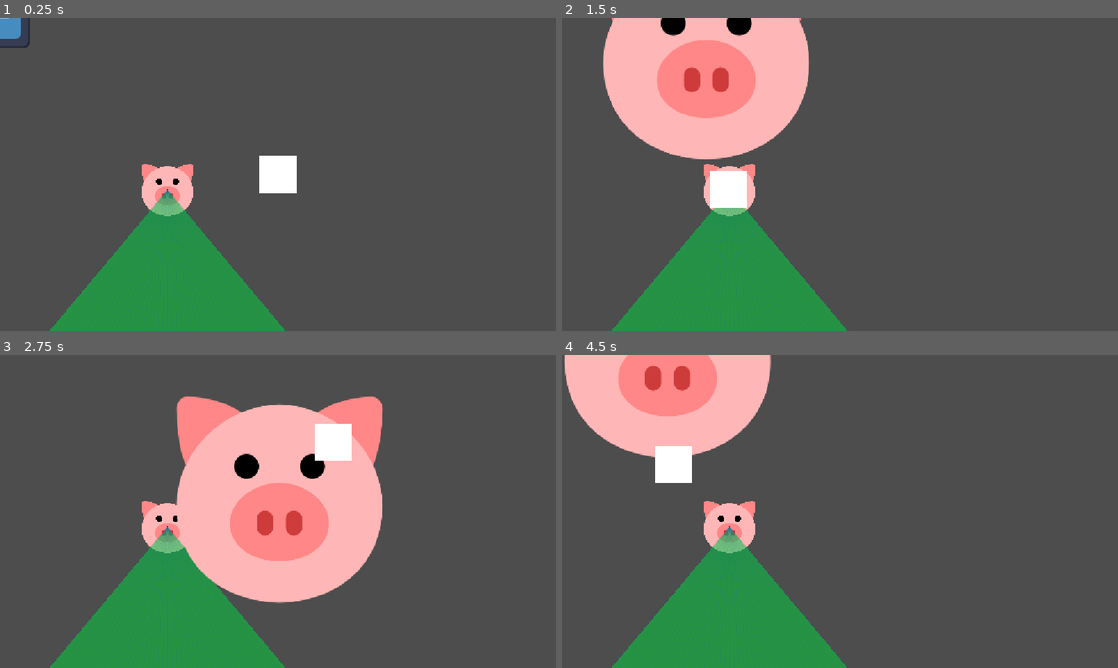
Above: before the commit, frames 1-4 (two rows, left to right).
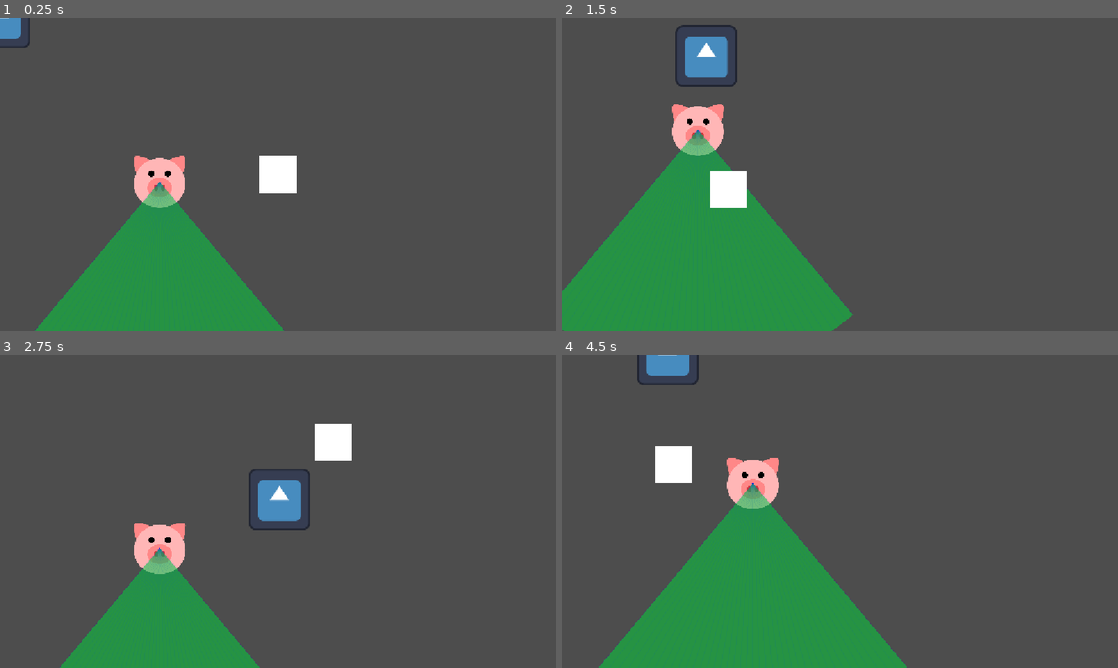
Above: after the commit, the same moments.

Repository: Neo-JCNM/faz-o-shifter
Game: Godot game, scene res://Assets/Test/Test Scene.tscn
Two runs of this game, one before a commit and one after it. Both use one fixed random seed, a clock stepped at 60 frames per second and the inputs below. The engine's default icon, where the game draws it, is replaced by a stand-in: a white triangle on a blue panel in a dark square.
Inputs (mouse positions are in pixels of both pictures, inside the frame that each line leads up to):
- Up to frame 1 (0.25 s): no input
- Up to frame 2 (1.5 s): move the mouse to (962, 158) at 0.52 s; hold Right (moveRight) 0.53-1.28 s; hold ` (shiftButton) 0.53-1.28 s; move the mouse to (728, 190) at 1.27 s; hold Down (moveDown) from 1.28 s (still down); tap ` (shiftButton) at 1.35 s
- Up to frame 3 (2.75 s): move the mouse to (333, 442) at 2.02 s; release Down (moveDown) at 2.03 s; hold Right (moveRight) from 2.03 s (still down); hold ` (shiftButton) from 2.03 s (still down)
- Up to frame 4 (4.5 s): move the mouse to (812, 574) at 2.77 s; release Right (moveRight) at 2.78 s; release ` (shiftButton) at 2.78 s; hold Up (moveUp) 2.78-3.53 s; tap ` (shiftButton) at 2.85, 4.35 s; move the mouse to (1006, 558) at 3.52 s; hold ` (shiftButton) 3.53-4.28 s; hold Left (moveLeft) from 3.53 s (still down); move the mouse to (673, 464) at 4.27 s

The runs differ from the first frame. In frame 1, 2.4% of the frame differs, in the area x 6-52%, y 44-100%; in frame 2, 22%; in frame 3, 24%, in the area x 9-69%, y 13-100%; in frame 4, 18%.

Commit message:
IA de mouvement WIP

Diff:
--- a/Assets/Scripts/AI/Mob.gd
+++ b/Assets/Scripts/AI/Mob.gd
@@ -1,4 +1,4 @@
-extends Area2D
+extends CharacterBody2D
 
 class_name Mob
 #region Main Variables
@@ -6,11 +6,12 @@
 @export var shiftData : AnimalShiftSO = null;
 
 @export_group("Physic")
-@export var speed : int = 200;
-@export var velocity : Vector2 = Vector2.ZERO;
+@export var speed : int = 100;
+
 
 @export_group("Basic Behaviour")
 @export var randomlyWandering : bool = false;
+@onready var player = get_tree().get_first_node_in_group("player")
 
 var screenSize;
 var counter  = 0;
@@ -32,26 +33,29 @@
 
 
 # Called every frame. 'delta' is the elapsed time since the previous frame.
-func _process(delta: float) -> void:
-	#if randomlyWandering:
-		#if counter >= 240:
-			#counter -= 240
-			#randomDirection();
-		#if velocity.length() > 0:
-			#velocity = velocity.normalized() * speed;
-			#$AnimatedSprite2D.play();
-		#else:
-			#$AnimatedSprite2D.stop();
-		#position += velocity * delta;
-		#position = position.clamp(Vector2.ZERO, screenSize);
-		#counter += randi()%20+1;
-		#velocity = Vector2.ZERO;
-	pass
-
-
-
-
-
+func _physics_process(delta: float) -> void:
+	if AlertLevel.alert_act == 0:
+		if counter >= 240:
+			counter -= 240
+			randomDirection();
+		if velocity.length() > 0:
+			velocity = velocity.normalized() * speed;
+			$AnimatedSprite2D.play();
+		else:
+			$AnimatedSprite2D.stop();
+		position += velocity * delta;
+		position = position.clamp(Vector2.ZERO, screenSize);
+		counter += randi()%20+1;
+		velocity = Vector2.ZERO;
+	else:
+		if not is_instance_valid(player):
+			player = get_tree().get_first_node_in_group("player")
+			print("player not found")
+		if is_instance_valid(player):
+			var direction = global_position.direction_to(player.global_position)
+			velocity = direction * 100
+			move_and_slide()
+			print("player found")
 
 func _on_area_vision_body_entered(body: Node2D) -> void:
 	AlertLevel.alert_up()
--- a/Assets/Test/Mob.tscn
+++ b/Assets/Test/Mob.tscn
@@ -19,18 +19,13 @@
 "speed": 5.0
 }]
 
-
-[sub_resource type="RectangleShape2D" id="RectangleShape2D_wpwwm"]
-size = Vector2(440.00006, 440.00012)
-
 [sub_resource type="RectangleShape2D" id="RectangleShape2D_7qvat"]
 
 [sub_resource type="CanvasItemMaterial" id="CanvasItemMaterial_tgd7a"]
 
-
 [sub_resource type="CircleShape2D" id="CircleShape2D_tgd7a"]
 
-[node name="PigTest" type="Area2D" unique_id=1052418226]
+[node name="PigTest" type="CharacterBody2D" unique_id=1001888464]
 scale = Vector2(0.25, 0.25)
 script = ExtResource("1_8u85u")
 shiftData = ExtResource("2_n6bsn")
@@ -45,8 +40,7 @@
 [node name="AnimatedSprite2D" type="AnimatedSprite2D" parent="." unique_id=2027116561]
 sprite_frames = SubResource("SpriteFrames_ljoqd")
 
-
-[node name="CollisionShape2D" type="CollisionShape2D" parent="." unique_id=995291938]
+[node name="CollisionShape2D2" type="CollisionShape2D" parent="." unique_id=995291938]
 position = Vector2(7.748603e-06, -1.4305112e-05)
 scale = Vector2(0.9999995, 0.9999995)
 shape = SubResource("RectangleShape2D_wpwwm")
@@ -71,7 +65,6 @@
 debug_lines = true
 metadata/_custom_type_script = "uid://bo744wpycscqd"
 
-
 [node name="AreaVision" type="Area2D" parent="." unique_id=1046288594]
 monitorable = false
 
--- a/Assets/Test/alert_level.gd
+++ b/Assets/Test/alert_level.gd
@@ -3,8 +3,7 @@
 var timer = Timer.new()
 
 
-var alert_act = 0
-var aler_max = 2
+@onready var alert_act = 0
 
 func _ready():
 	add_child(timer)
--- a/Assets/Test/faz_o_shifter.gd
+++ b/Assets/Test/faz_o_shifter.gd
@@ -1,6 +1,6 @@
 extends Area2D
 @export var fazable : bool = false;
-@export var fazTarget : Area2D = null;
+@export var fazTarget : CharacterBody2D = null;
 
 signal faz;
 @export var player : playerMove = null;
@@ -25,7 +25,7 @@
 	position = position.clamp(Vector2.ZERO, player.screenSize);
 
 
-func _on_area_entered(area: Area2D) -> void:
+func _on_area_entered(area: CharacterBody2D) -> void:
 	print("=== INSIDE ===\n")
 	fazable = true
 	if(area is Mob):
--- a/Assets/Test/player.tscn
+++ b/Assets/Test/player.tscn
@@ -24,7 +24,7 @@
 [sub_resource type="RectangleShape2D" id="RectangleShape2D_m0fky"]
 size = Vector2(256, 254)
 
-[node name="Player" type="CharacterBody2D" unique_id=1684749387]
+[node name="Player" type="CharacterBody2D" unique_id=1684749387 groups=["player"]]
 script = ExtResource("1_cvnsp")
 
 [node name="AnimatedSprite2D" type="AnimatedSprite2D" parent="." unique_id=1319538491]
--- a/project.godot
+++ b/project.godot
@@ -27,6 +27,10 @@
 [editor_plugins]
 
 enabled=PackedStringArray("res://addons/vision_cone_2d/plugin.cfg")
+
+[global_group]
+
+player=""
 
 [input]
 
